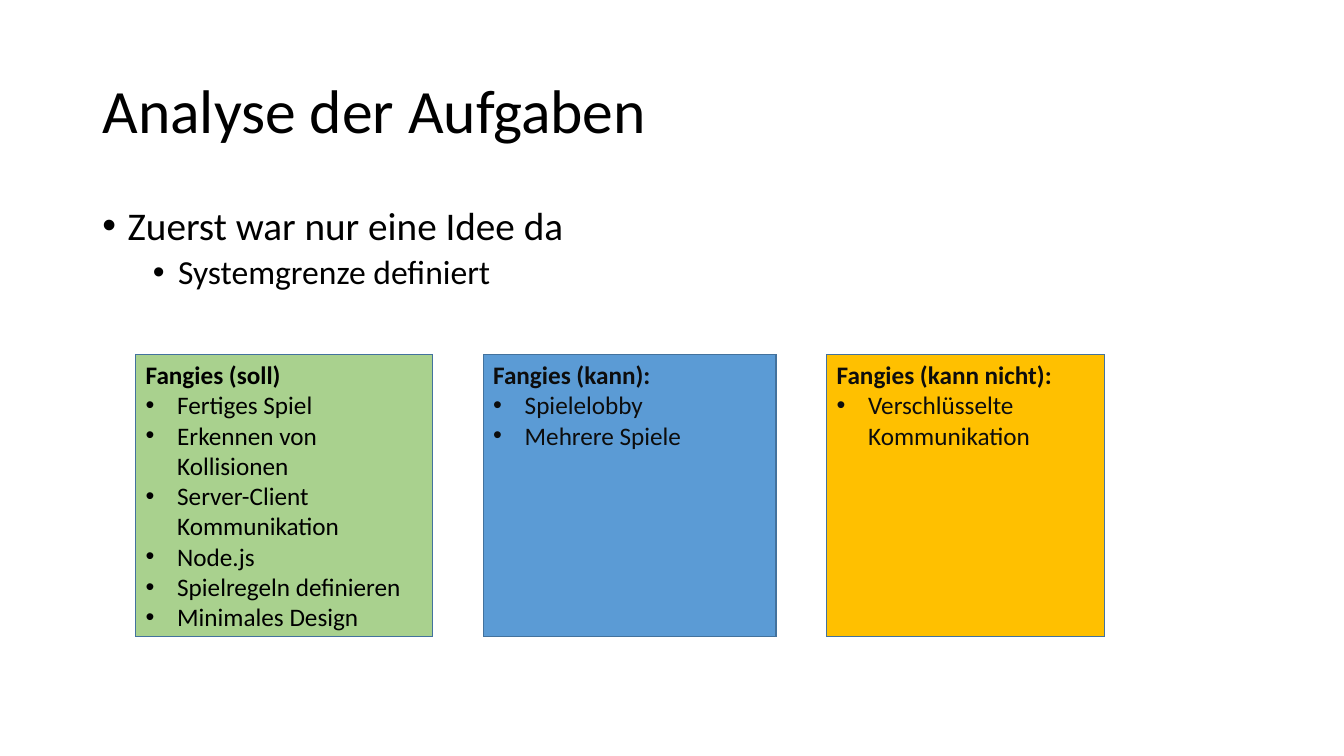
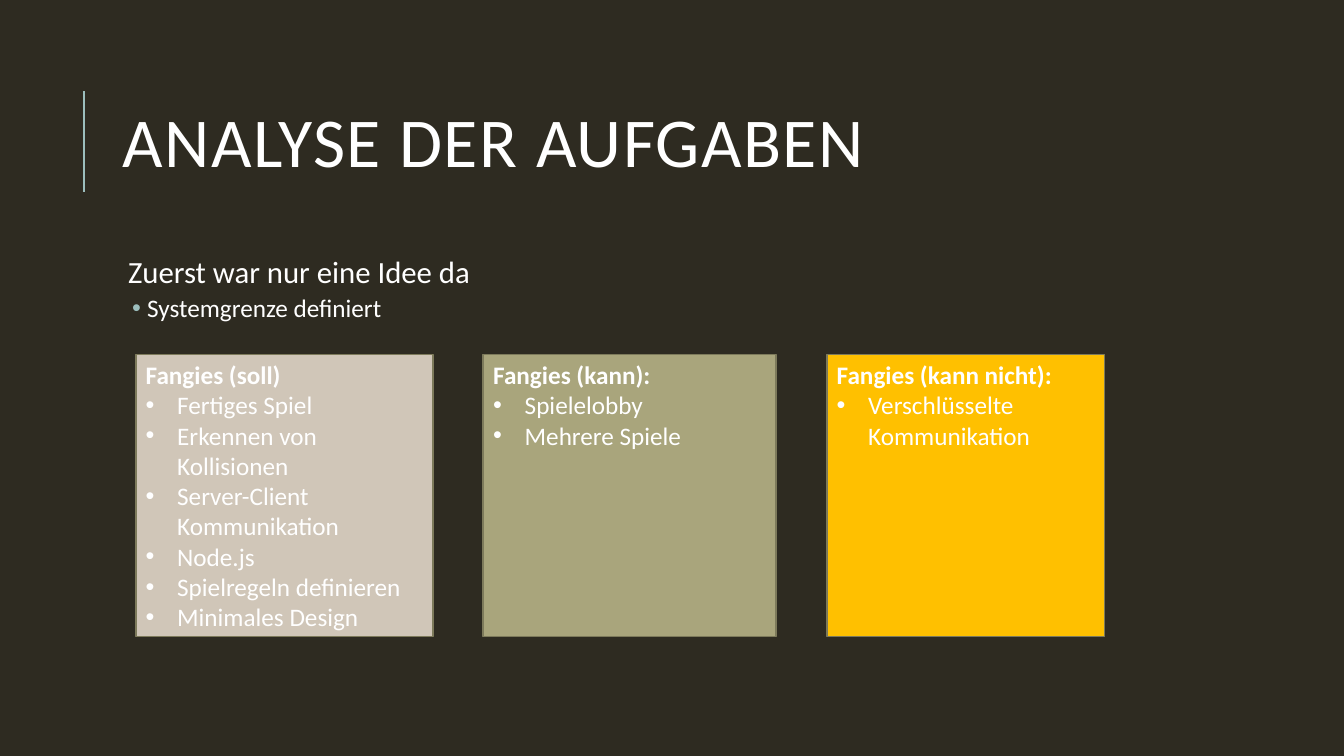
Before and after one commit to Toixinhell/Versteckies, a slide deck: slide 3 of Fangies.pptx. Drawn at 1344x756 pixels with LibreOffice and Linux fonts; fonts in the diff are those of the drawing. Boxes give left, top, right and bottom in pixels: in the first picture for what was removed or moved away, otherwise in the second. Text is boxed around its words. In the diff, an @@ line names an element or a change of style, - is before the commit and + after.

Commit message:
nice layout?

```diff
--- a/Fangies.pptx
+++ b/Fangies.pptx
@@ background #FFFFFF to #2E2B21 @@
@@ line added from (84, 192) to (84, 91), #9CBEBD 1.5 pt @@
@@ title at bbox=[123, 121, 863, 168]: text changed; size 44 to 50 pt; text colour #000000 to #FFFFFF @@
-Analyse der Aufgaben
+ANALYSE DER AUFGABEN
@@ text "Zuerst war nur eine Idee ...": place and size @@
-text "Zuerst war nur eine Idee ..." at bbox=[128, 212, 563, 290]
+text "Zuerst war nur eine Idee ..." at bbox=[128, 261, 470, 322]
@@ text "Zuerst war nur eine Idee ..." at bbox=[128, 261, 470, 322]: size 28 to 22 pt in "Zuerst war nur eine Idee da"; text colour #000000 to #FFFFFF; size 24 to 18 pt in "Systemgrenze definiert"; bullet • to  ; more space between paragraphs; indent changed @@
@@ rectangle "Fangies (soll)" at bbox=[136, 355, 434, 637]: text colour #000000 to #FFFFFF; fill #A9D18E to #D0C6B8; outline #43739E 1 pt to #7D7A5C 1.25 pt @@
@@ rectangle "Fangies (kann):" at bbox=[484, 355, 777, 637]: text colour #0D0D0D to #FFFFFF; fill #5B9BD5 to #A9A57C; outline #43739E 1 pt to #7D7A5C 1.25 pt @@
@@ rectangle "Fangies (kann nicht):" at bbox=[827, 355, 1105, 637]: text colour #0D0D0D to #FFFFFF; outline #43739E 1 pt to #7D7A5C 1.25 pt @@
```
Also in this commit, not shown: 15 other slides changed.
